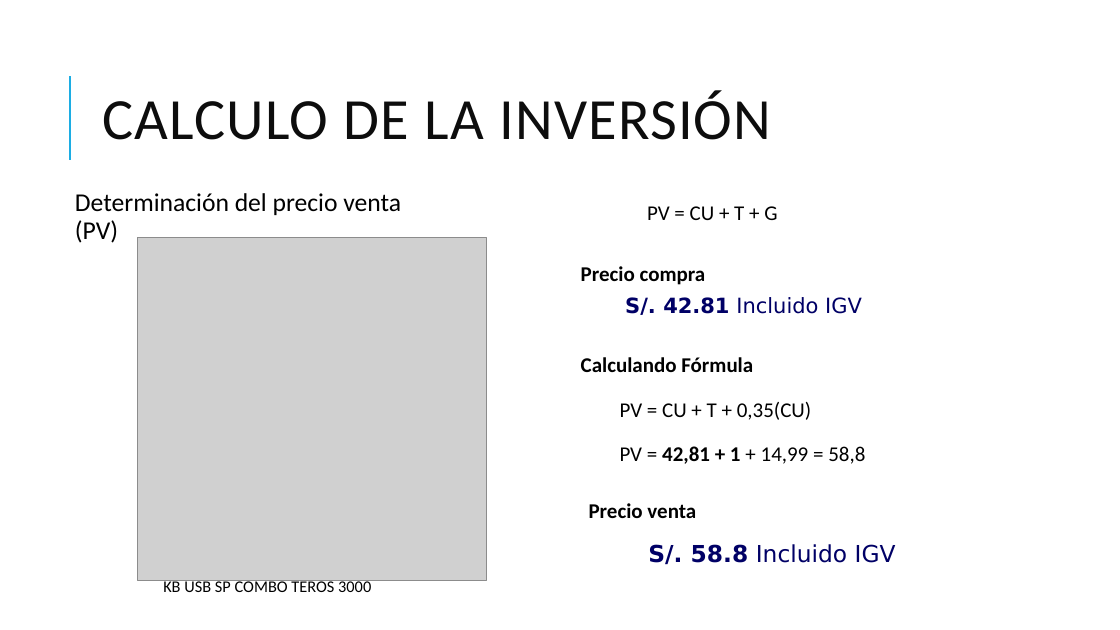
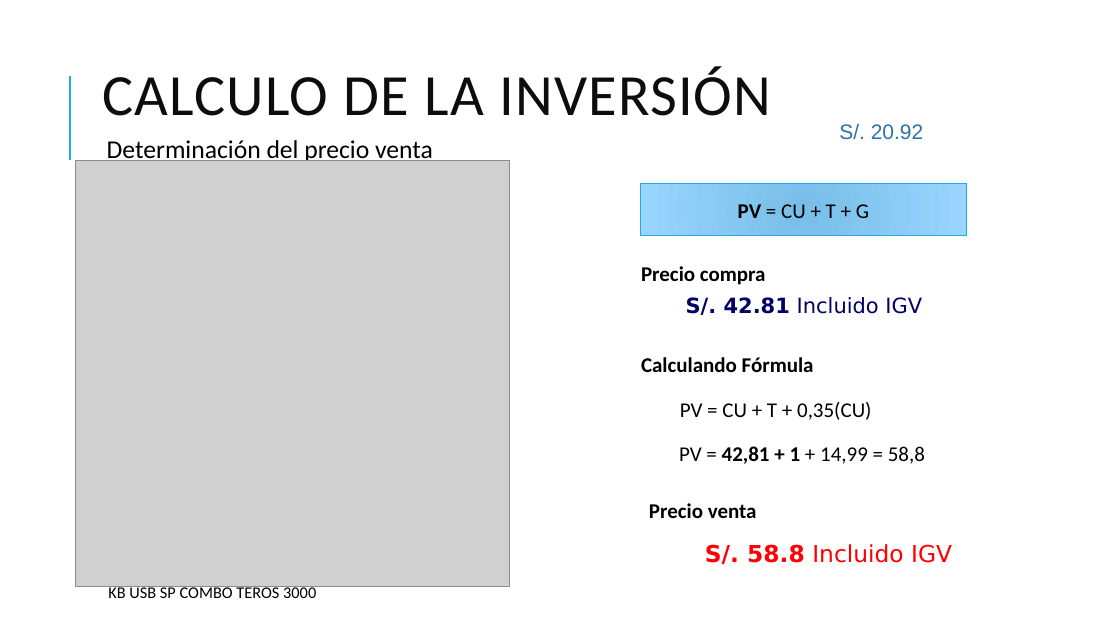
Before and after one commit to alexscito/administracion_de_empresas, a slide deck: slide 10 of Plan de negocios.pptx. Drawn at 1120x630 pixels with LibreOffice and Linux fonts; fonts in the diff are those of the drawing; grey boxes stand for pictures. Boxes give left, top, right and bottom in pixels: in the first picture for what was removed or moved away, otherwise in the second. Text is boxed around its words. In the diff, an @@ line names an element or a change of style, - is before the commit and + after.

```diff
--- a/Plan de negocios.pptx
+++ b/Plan de negocios.pptx
@@ title "CALCULO DE LA INVERSIÓN": place and size @@
-title "CALCULO DE LA INVERSIÓN" at [102, 91, 772, 140]
+title "CALCULO DE LA INVERSIÓN" at [102, 67, 772, 116]
@@ text "Determinación del precio venta (PV)" rewrapped from [75, 193, 401, 243] to [107, 140, 433, 164] @@
@@ text added at [839, 123, 924, 139], 18 pt, text #2D72AD @@
+S/. 20.92
@@ picture: place and size @@
-picture at [138, 238, 486, 581]
+picture at [76, 160, 509, 586]
@@ rectangle "PV = CU + T ...": place and size @@
-rectangle "PV = CU + T ..." at [647, 206, 777, 220]
+rectangle "PV = CU + T ..." at [640, 184, 967, 236]
@@ rectangle "PV = CU + T ..." at [640, 184, 967, 236]: bold on in "PV"; alignment left to centre; vertical alignment top to middle; fill none to gradient #78BEE9 to #9AD5FF; outline none to #1CADE4 0.75 pt @@
@@ 6 texts: place and size @@
-6 texts at [581, 266, 865, 518]
+6 texts at [641, 266, 925, 518]
@@ text "S/. 58.8 Incluido IGV": place and size @@
-text "S/. 58.8 Incluido IGV" at [648, 544, 896, 565]
+text "S/. 58.8 Incluido IGV" at [705, 544, 952, 565]
@@ text "S/. 58.8 Incluido IGV" at [705, 544, 952, 565]: text colour #000066 to #FF0000 @@
@@ text "KB USB SP COMBO TEROS ...": place and size @@
-text "KB USB SP COMBO TEROS ..." at [163, 579, 371, 592]
+text "KB USB SP COMBO TEROS ..." at [108, 585, 316, 598]
```
Also in this commit, not shown: 1 other slide changed, 2 slides added, 2 other files.
